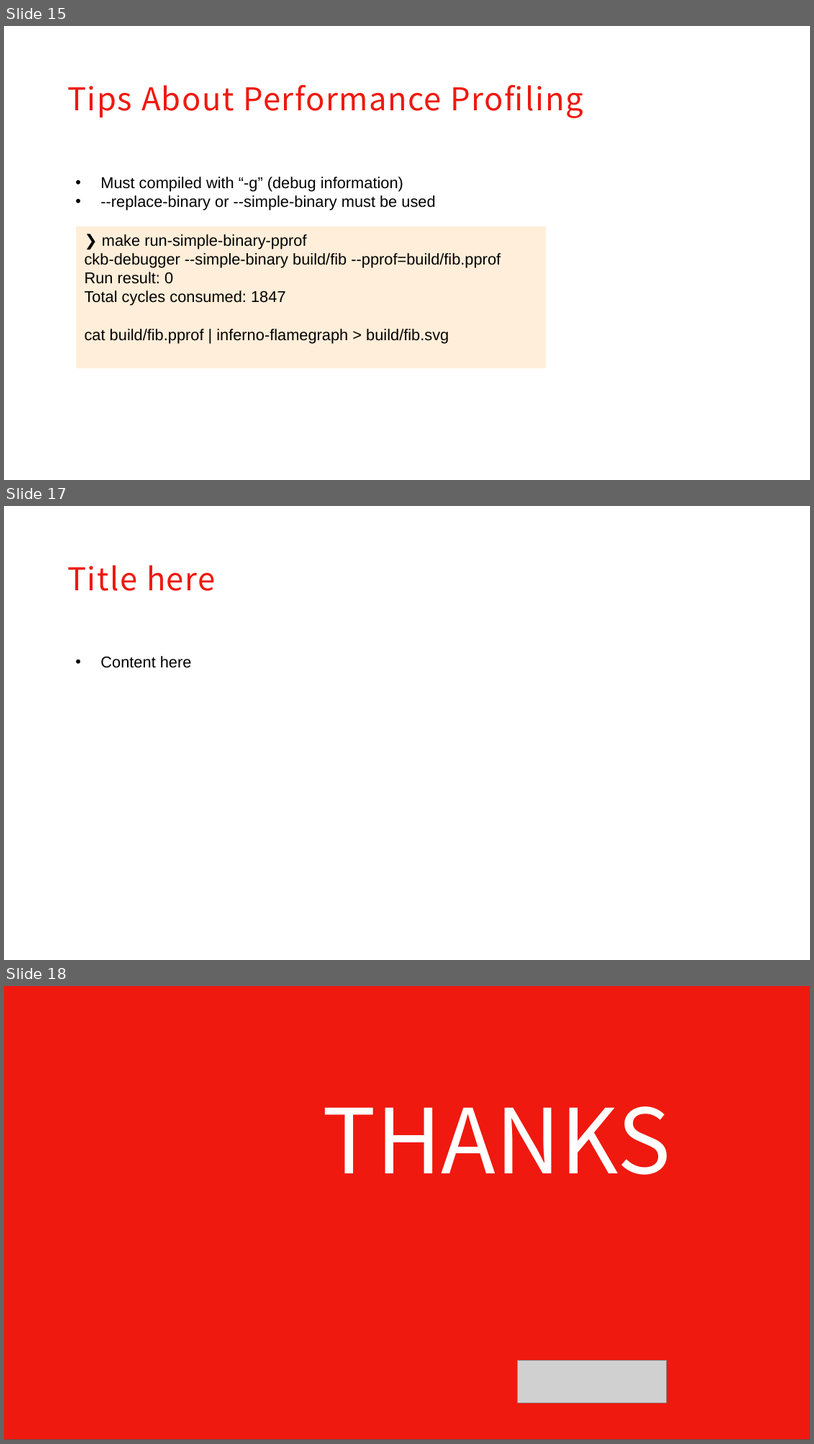
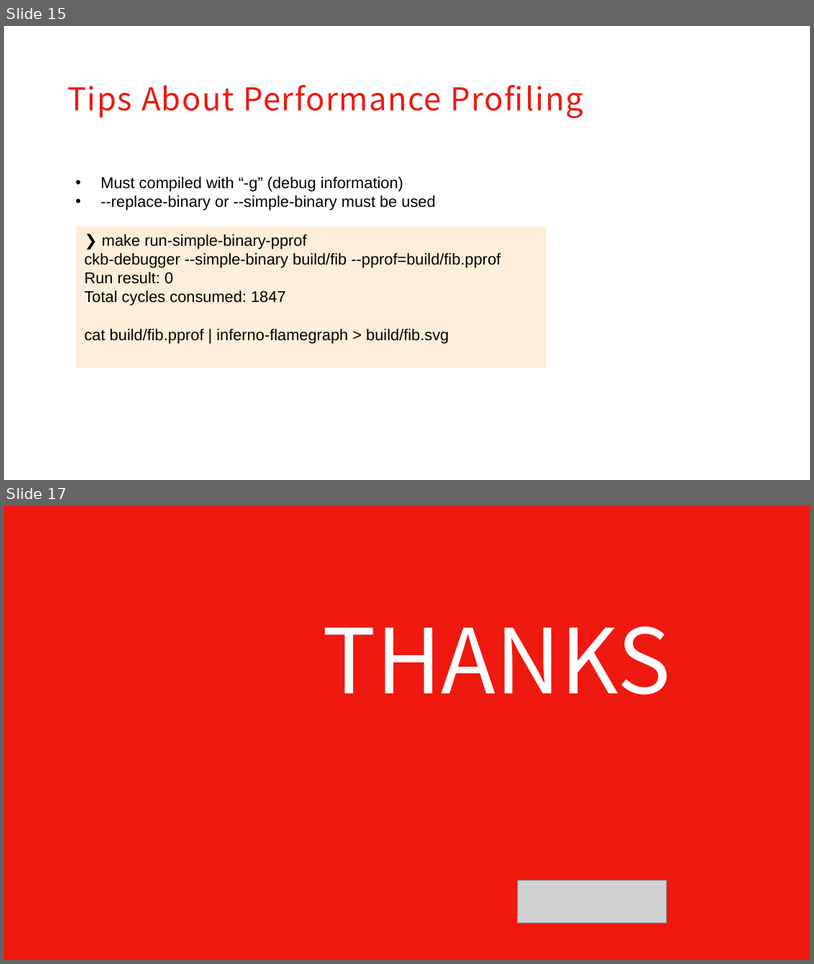
Before and after one commit to XuJiandong/ckb-debugger-playground, a slide deck: slides/presentation.pptx. Shown one above the other, each under a label of ours: slides 15, 17 and 18 before the commit, slides 15 and 17 after it; the slides between them are not shown. The pictures are 814x1444 and 814x964 pixels, drawn with LibreOffice and Linux fonts; fonts in the diff are those of the drawing; grey boxes stand for pictures; background and template pictures are left out. Boxes give left, top, right and bottom in pixels: in the first picture for what was removed or moved away, otherwise in the second. Text is boxed around its words. In the diff, an @@ line names an element or a change of style, - is before the commit and + after.

```diff
--- a/slides/presentation.pptx
+++ b/slides/presentation.pptx
@@ slide 17 removed at box(4, 506, 810, 960), background #FFFFFF @@
@@ text removed at box(67, 565, 216, 591) @@
-Title here
@@ text removed at box(100, 656, 192, 668) @@
-• Content here
@@ what was slide 18 is now slide 17 @@
```
Also in this commit, not shown: 6 slides changed, 1 other file.
